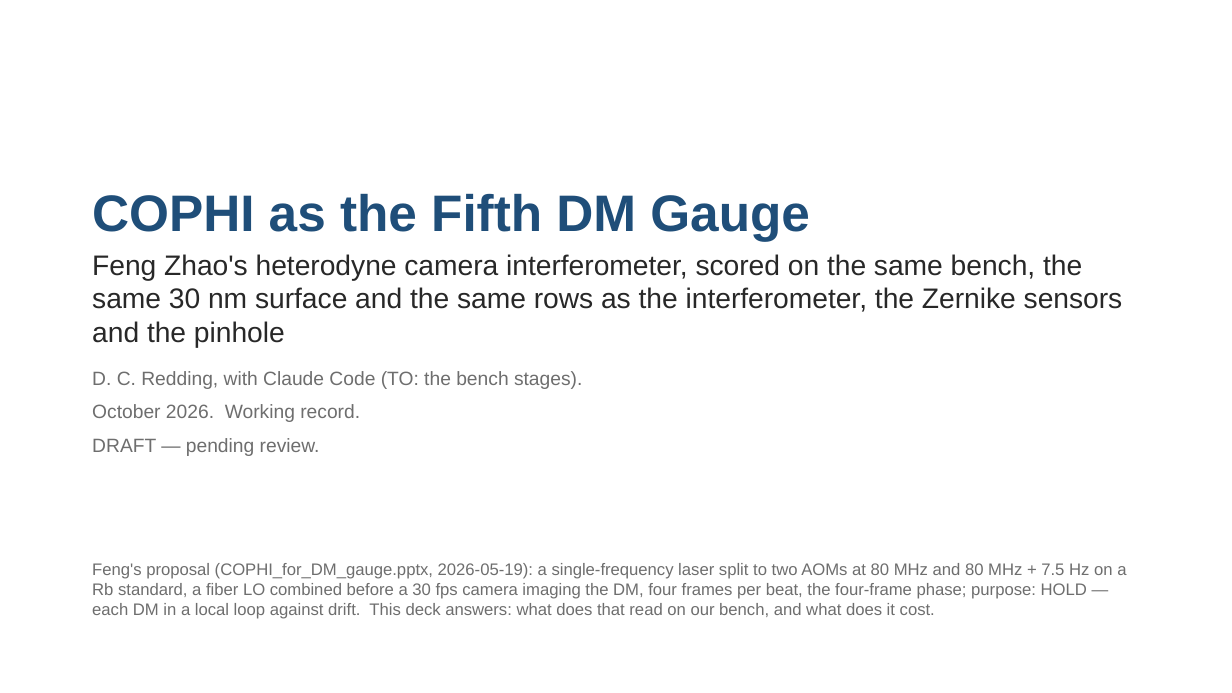
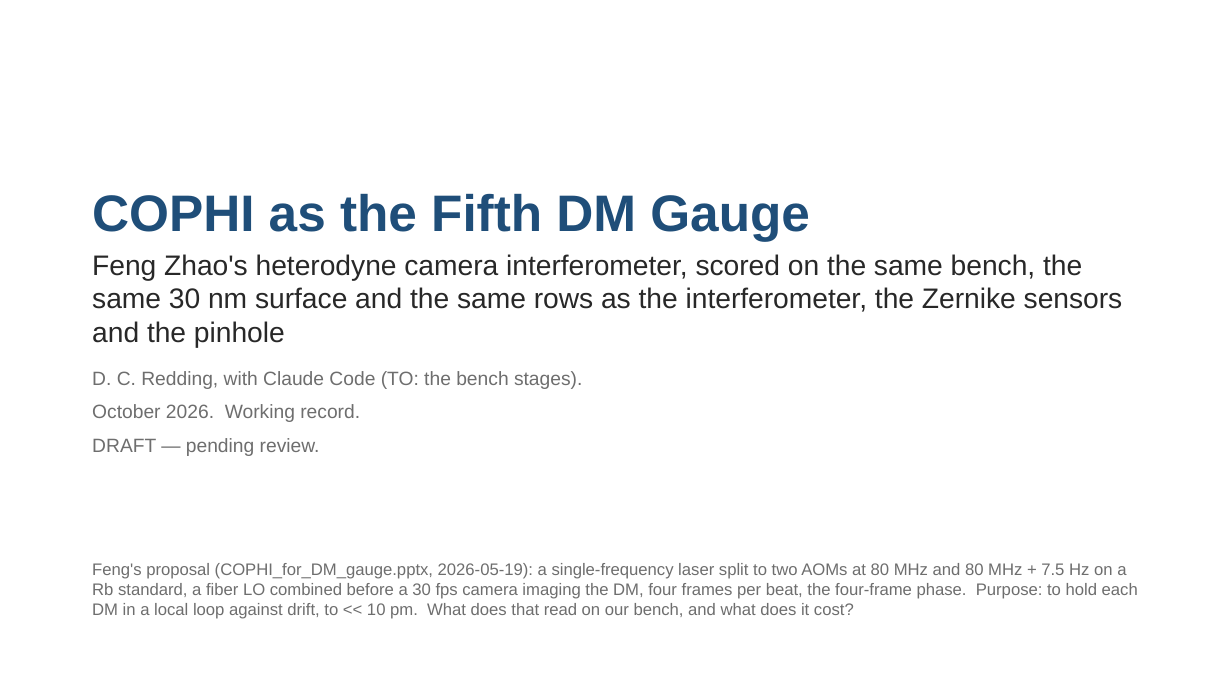
Before and after one commit to nasa-jpl/macos, a slide deck: slide 1 of demo_session/deck_cophi.pptx. Drawn at 1232x693 pixels with LibreOffice and Linux fonts; fonts in the diff are those of the drawing. Boxes give left, top, right and bottom in pixels: in the first picture for what was removed or moved away, otherwise in the second. Text is boxed around its words. In the diff, an @@ line names an element or a change of style, - is before the commit and + after.

```diff
--- a/demo_session/deck_cophi.pptx
+++ b/demo_session/deck_cophi.pptx
@@ text at (x1=92, y1=563, x2=1138, y2=619): text changed @@
-Feng's proposal (COPHI_for_DM_gauge.pptx, 2026-05-19): a single-frequency laser split to two AOMs at 80 MHz and 80 MHz + 7.5 Hz on a Rb standard, a fiber LO combined before a 30 fps camera imaging the DM, four frames per beat, the four-frame phase; purpose: HOLD — each DM in a local loop against drift. This deck answers: what does that read on our bench, and what does it cost.
+Feng's proposal (COPHI_for_DM_gauge.pptx, 2026-05-19): a single-frequency laser split to two AOMs at 80 MHz and 80 MHz + 7.5 Hz on a Rb standard, a fiber LO combined before a 30 fps camera imaging the DM, four frames per beat, the four-frame phase. Purpose: to hold each DM in a local loop against drift, to << 10 pm. What does that read on our bench, and what does it cost?
```
Also in this commit, not shown: 4 other slides changed, 6 other files.
